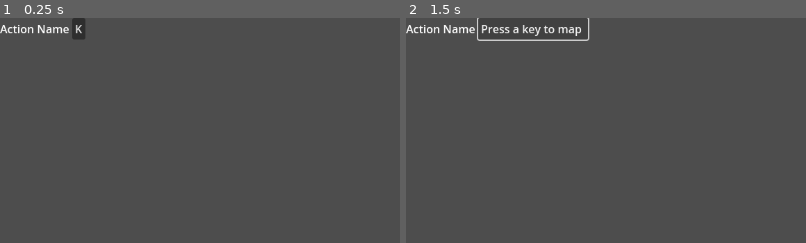
Above: before the commit, frames 1-2 (left to right).
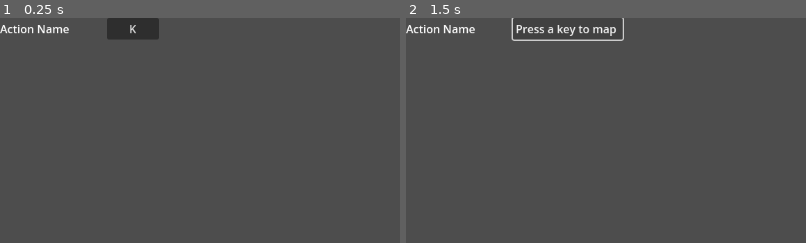
Above: after the commit, the same moments.

Repository: plexsoup/GWJ55
Game: Godot game, scene res://Menus/Settings/action_remapping_container.tscn
Same seed, same stepped clock (60 frames per second), same inputs: the game is played once before the commit and once after it. This scene is started directly instead of the project's main scene.
Inputs:
- Up to frame 1 (0.25 s): no input
- Up to frame 2 (1.5 s): click "K" at 0.5 s; click "Press a key to map" at 1.25 s
The pictures show only the part of the screen within x 0-50%, y 0-50%; the shares and areas given below are measured in that part.

The runs differ from the first frame. In frame 1, 1.5% of the frame differs, in the area x 18-40%, y 0-10%; in frame 2, 1.0%.

Commit message:
Update action_remapping_container.tscn

Diff:
--- a/Menus/Settings/action_remapping_container.tscn
+++ b/Menus/Settings/action_remapping_container.tscn
@@ -6,11 +6,15 @@
 script = ExtResource("1_2nuxt")
 
 [node name="ActionNameLabel" type="Label" parent="."]
+custom_minimum_size = Vector2(150, 2.08165e-12)
 layout_mode = 2
+size_flags_horizontal = 3
 text = "Action Name"
 
 [node name="ActionKeyButton" type="Button" parent="."]
+custom_minimum_size = Vector2(75, 2.08165e-12)
 layout_mode = 2
+size_flags_horizontal = 3
 text = "K"
 
 [connection signal="pressed" from="ActionKeyButton" to="." method="_on_action_key_button_pressed"]
